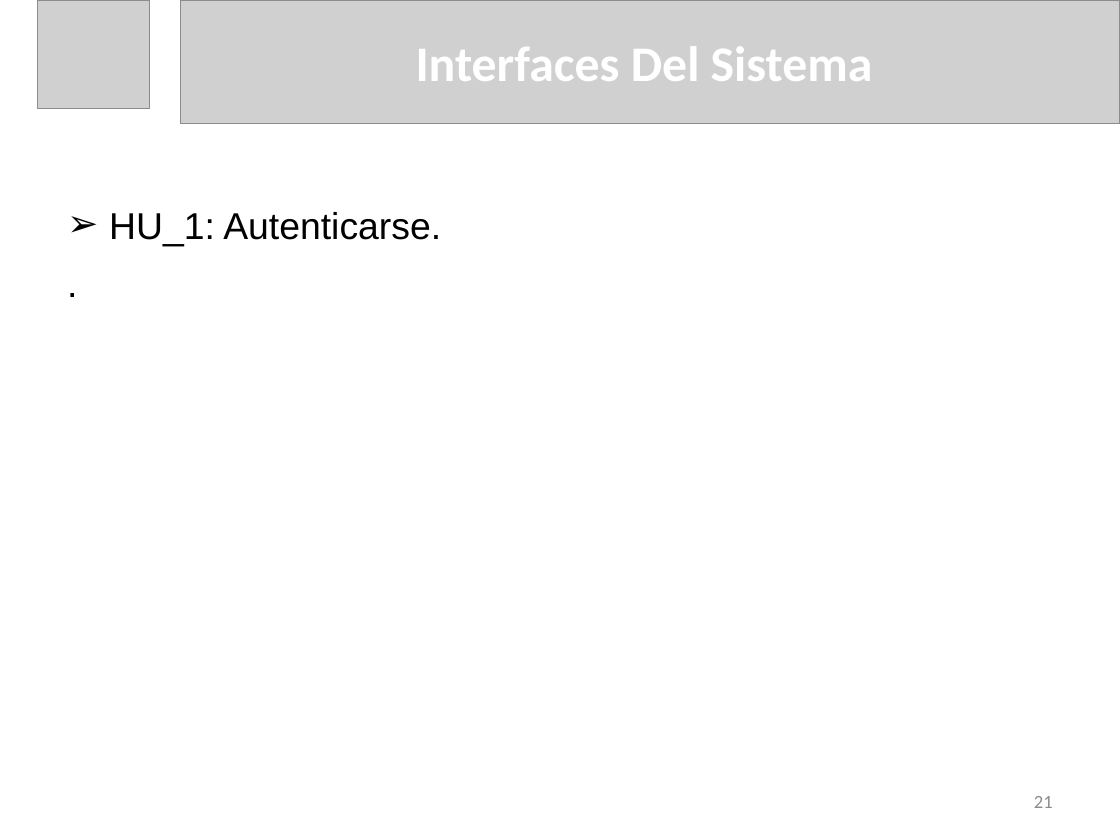
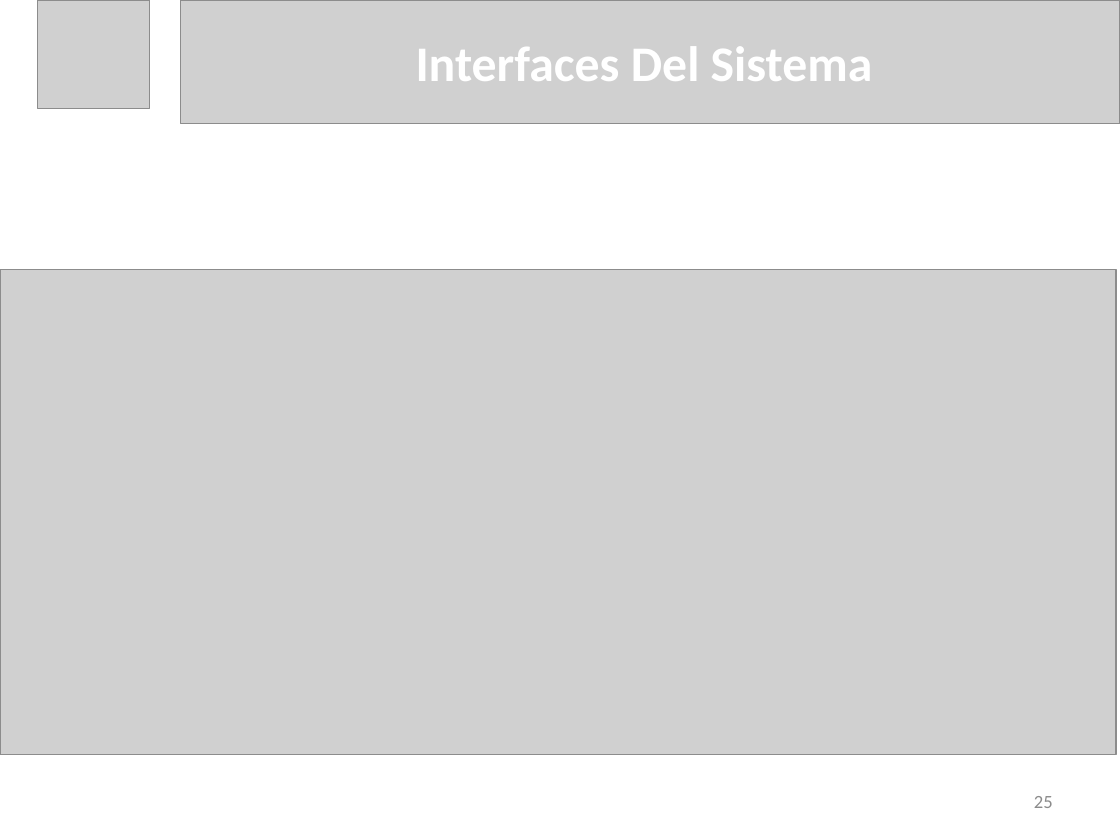
Before and after one commit to dariel-cabrera/MoreCoasts, a slide deck: slide 25 of DOC/Presentacion de Tesis Dariel Cabrera Lopez.pptx (slide 21 before the commit). Drawn at 1120x840 pixels with LibreOffice and Linux fonts; fonts in the diff are those of the drawing; grey boxes stand for pictures. Boxes give left, top, right and bottom in pixels: in the first picture for what was removed or moved away, otherwise in the second. Text is boxed around its words. In the diff, an @@ line names an element or a change of style, - is before the commit and + after.

Commit message:
Detalles en el Sistema y Power y Word

```diff
--- a/DOC/Presentacion de Tesis Dariel Cabrera Lopez.pptx
+++ b/DOC/Presentacion de Tesis Dariel Cabrera Lopez.pptx
@@ text removed at <box>109,212,441,246</box> @@
-➢ HU_1: Autenticarse.
-.
@@ picture added at <box>0,270,1117,755</box> @@
@@ page number at <box>1034,796,1053,808</box>: text changed @@
-21
+25
```
Also in this commit, not shown: 6 other slides changed, 5 slides added, 26 other files.
